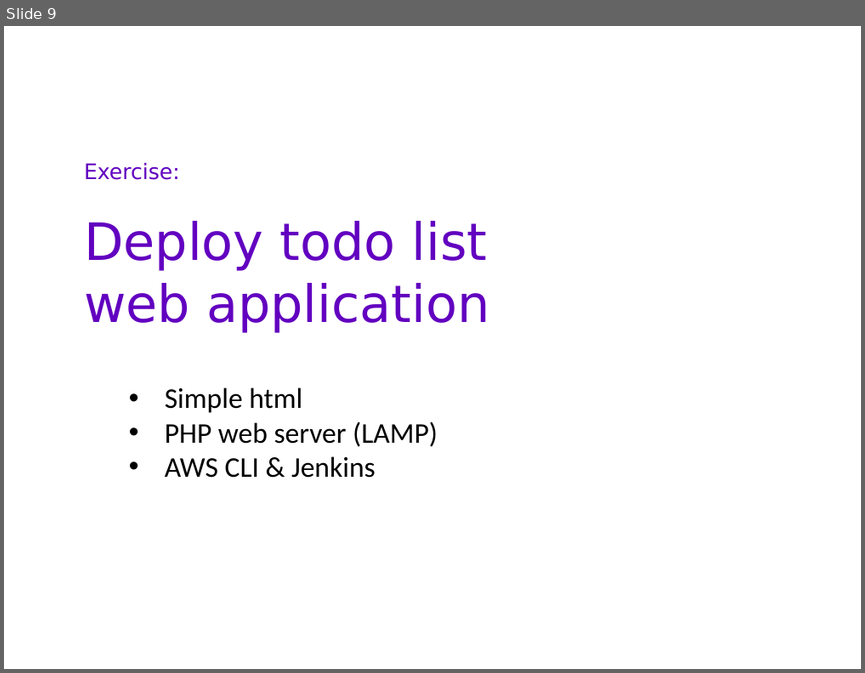
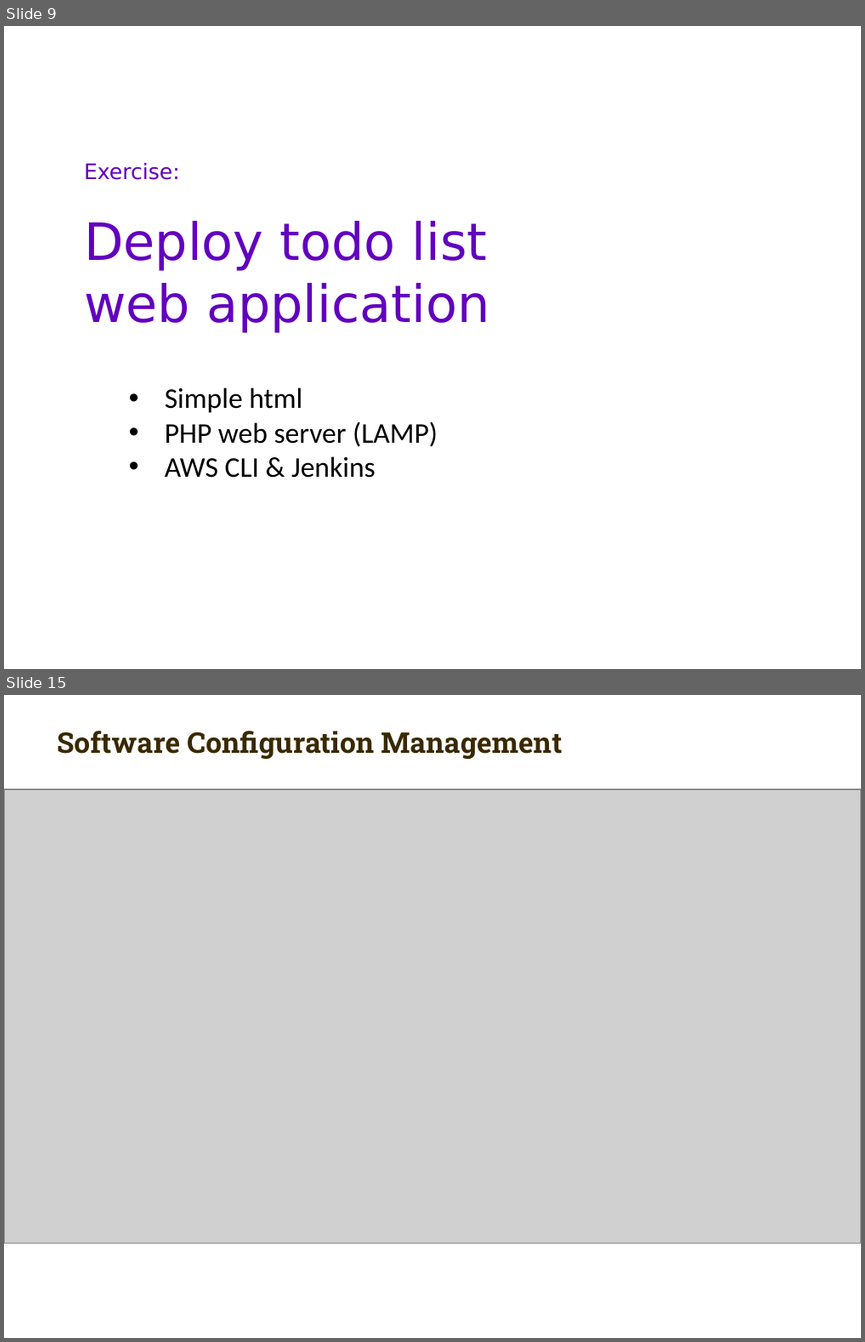
Before and after one commit to carlmitrais/wisdom, a slide deck: cdc_git_ws5_(2).pptx. Shown one above the other, each under a label of ours: slide 9 before the commit, slides 9 and 15 after it; the slides between them are not shown. The pictures are 865x673 and 865x1342 pixels, drawn with LibreOffice and Linux fonts; fonts in the diff are those of the drawing; grey boxes stand for pictures; background and template pictures are left out. Boxes give left, top, right and bottom in pixels: in the first picture for what was removed or moved away, otherwise in the second. Text is boxed around its words. In the diff, an @@ line names an element or a change of style, - is before the commit and + after.

```diff
--- a/cdc_git_ws5_(2).pptx
+++ b/cdc_git_ws5_(2).pptx
@@ slide 15 added at (x1=4, y1=695, x2=861, y2=1338), background picture (left out) @@
@@ text added at (x1=57, y1=731, x2=562, y2=759), 18 pt, text #392900, bold @@
+Software Configuration Management
@@ picture added at (x1=4, y1=790, x2=861, y2=1243) @@
```
Also in this commit, not shown: 4 slides changed, 1 other slide added, 3 slides removed.
